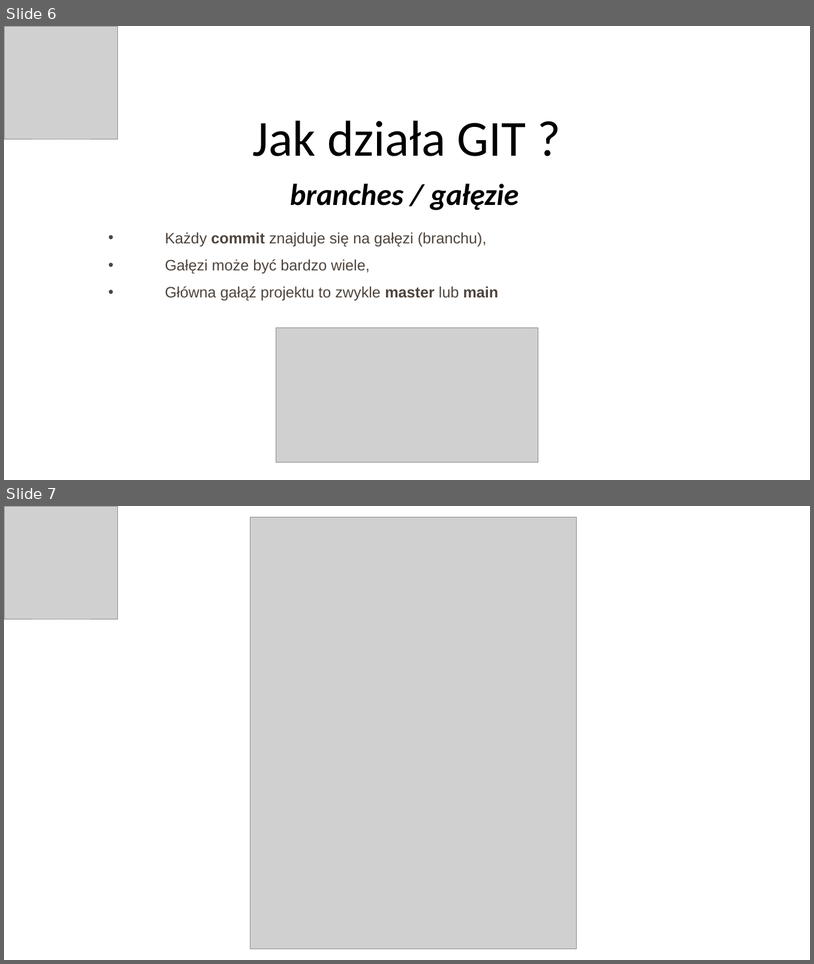
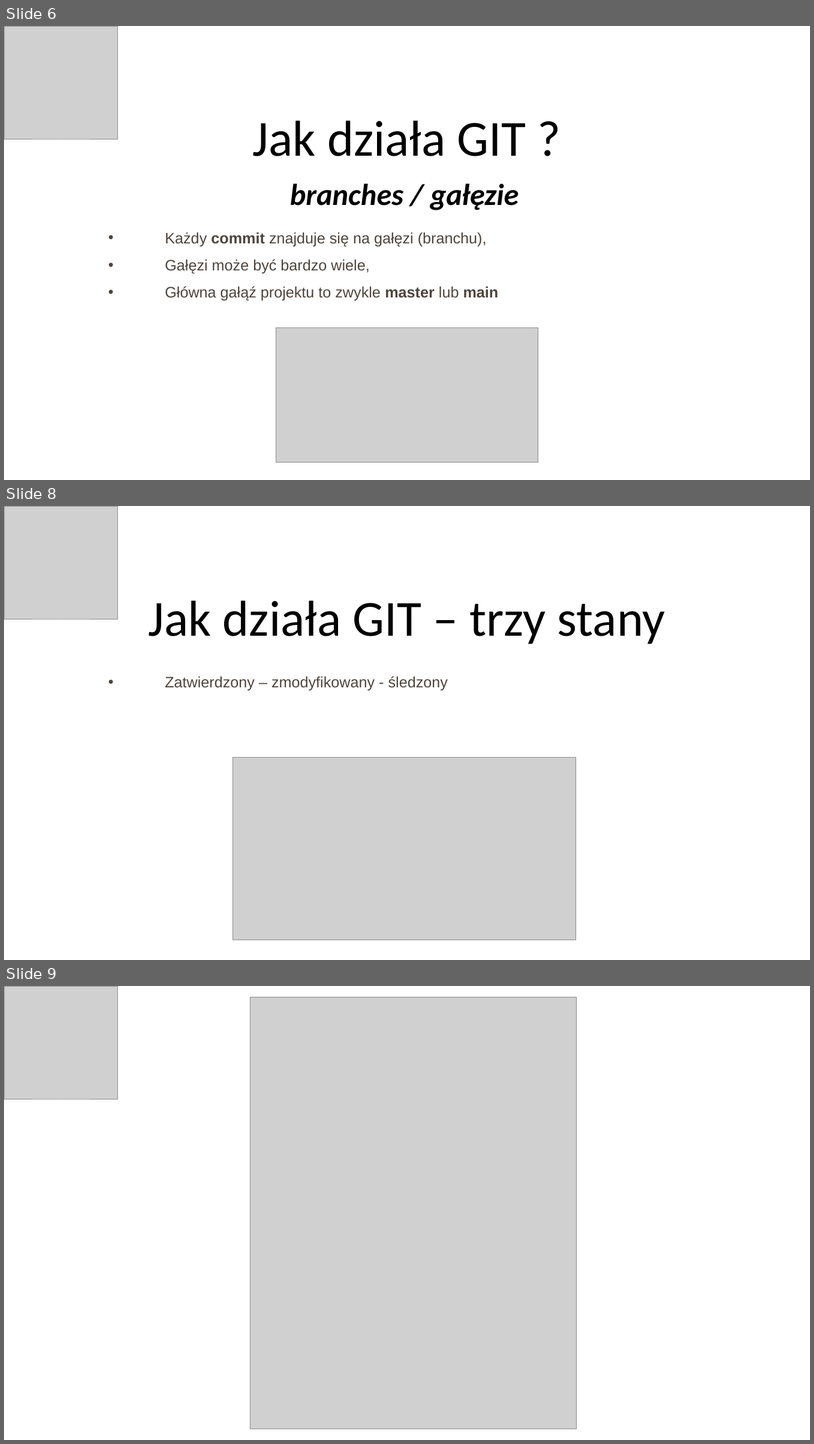
Before and after one commit to icelandico/git_sopot, a slide deck: presentation/GIT.pptx. Shown one above the other, each under a label of ours: slides 6 and 7 before the commit, slides 6, 8 and 9 after it; the slides between them are not shown. The pictures are 814x964 and 814x1444 pixels, drawn with LibreOffice and Linux fonts; fonts in the diff are those of the drawing; grey boxes stand for pictures. Boxes give left, top, right and bottom in pixels: in the first picture for what was removed or moved away, otherwise in the second. Text is boxed around its words. In the diff, an @@ line names an element or a change of style, - is before the commit and + after.

```diff
--- a/presentation/GIT.pptx
+++ b/presentation/GIT.pptx
@@ slide 8 added at (x1=4, y1=506, x2=810, y2=960), background #FFFFFF @@
@@ picture added at (x1=4, y1=506, x2=118, y2=620) @@
@@ title added at (x1=149, y1=600, x2=666, y2=644), 60 pt, text #000000 @@
+Jak działa GIT – trzy stany
@@ text added at (x1=165, y1=676, x2=448, y2=691), 18 pt, text #4E443C @@
+• Zatwierdzony – zmodyfikowany - śledzony
@@ picture added at (x1=233, y1=757, x2=577, y2=940) @@
@@ what was slide 7 is now slide 9 @@
```
Also in this commit, not shown: 1 slide changed, 3 other slides added, 1 other file.
